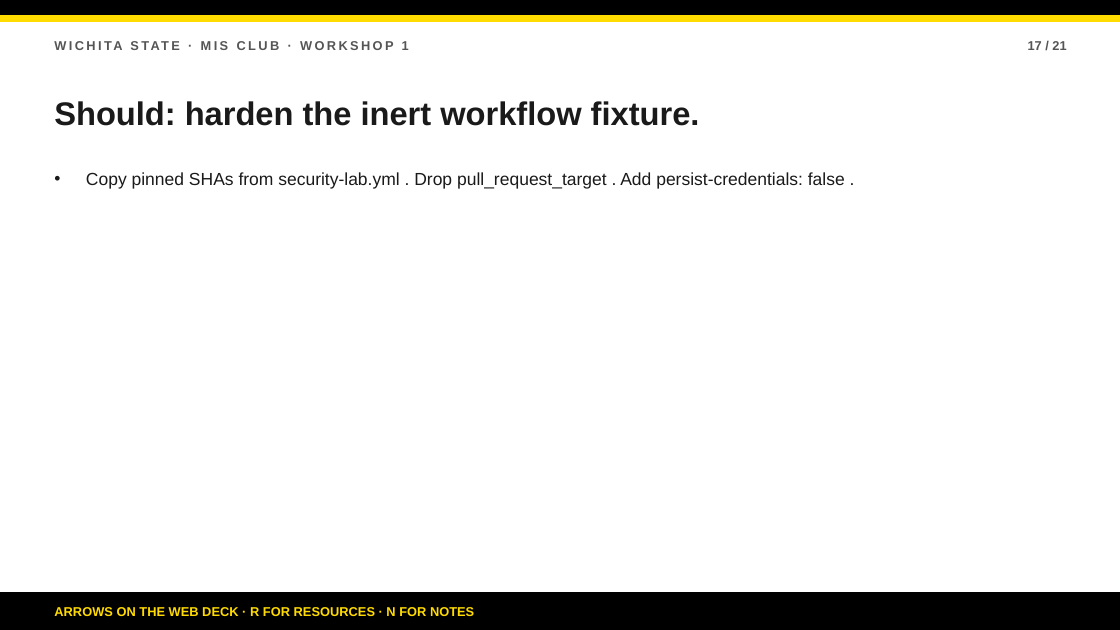
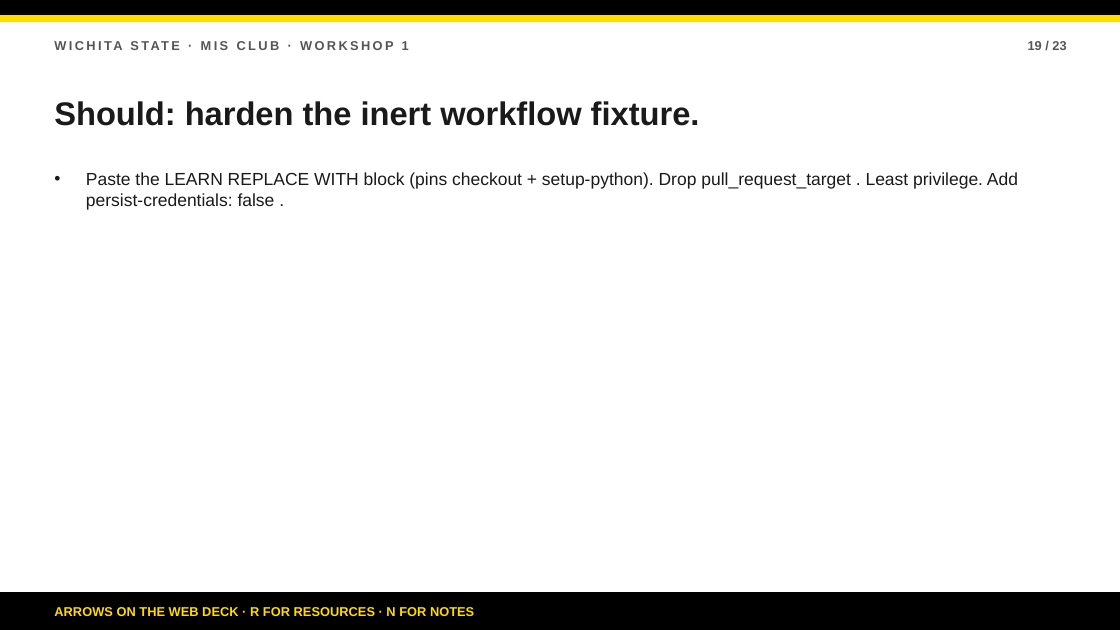
Before and after one commit to bsbcyber/workshop-site, a slide deck: slide 19 of Workshop-2-Secure-Development.pptx (slide 17 before the commit). Drawn at 1120x630 pixels with LibreOffice and Linux fonts; fonts in the diff are those of the drawing. Boxes give left, top, right and bottom in pixels: in the first picture for what was removed or moved away, otherwise in the second. Text is boxed around its words. In the diff, an @@ line names an element or a change of style, - is before the commit and + after.

Commit message:
Polish Workshop 2 readiness: workflow copy, resources link, refreshed PPTX.

```diff
--- a/Workshop-2-Secure-Development.pptx
+++ b/Workshop-2-Secure-Development.pptx
@@ text at box(1028, 41, 1066, 50): text changed @@
-17 / 21
+19 / 23
@@ text at box(86, 172, 1018, 210): text changed @@
-• Copy pinned SHAs from security-lab.yml . Drop pull_request_target . Add persist-credentials: false .
+• Paste the LEARN REPLACE WITH block (pins checkout + setup-python). Drop pull_request_target . Least privilege. Add persist-credentials: false .
```
Also in this commit, not shown: 20 other slides changed, 2 slides added, 5 other files.
